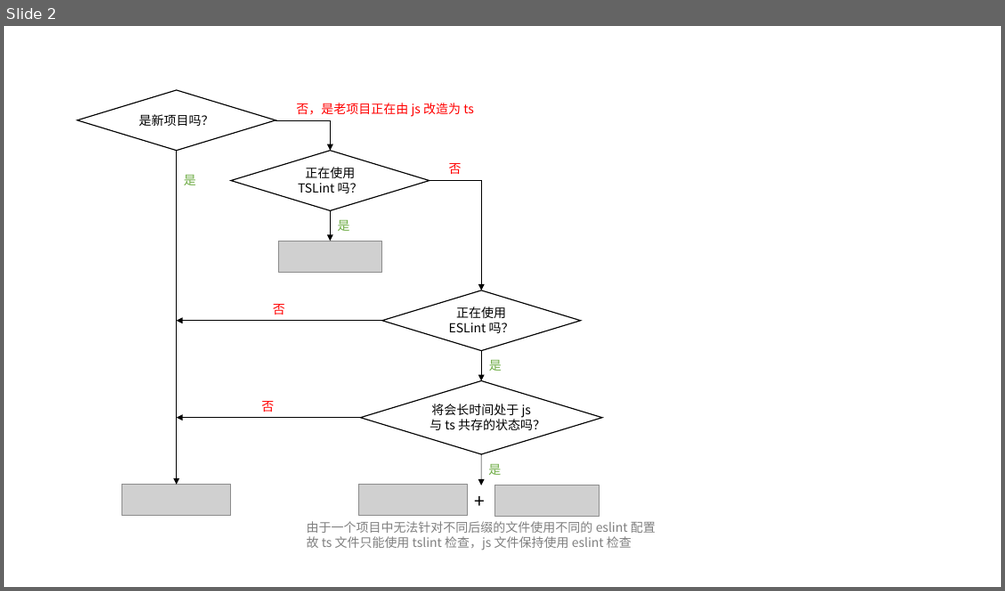
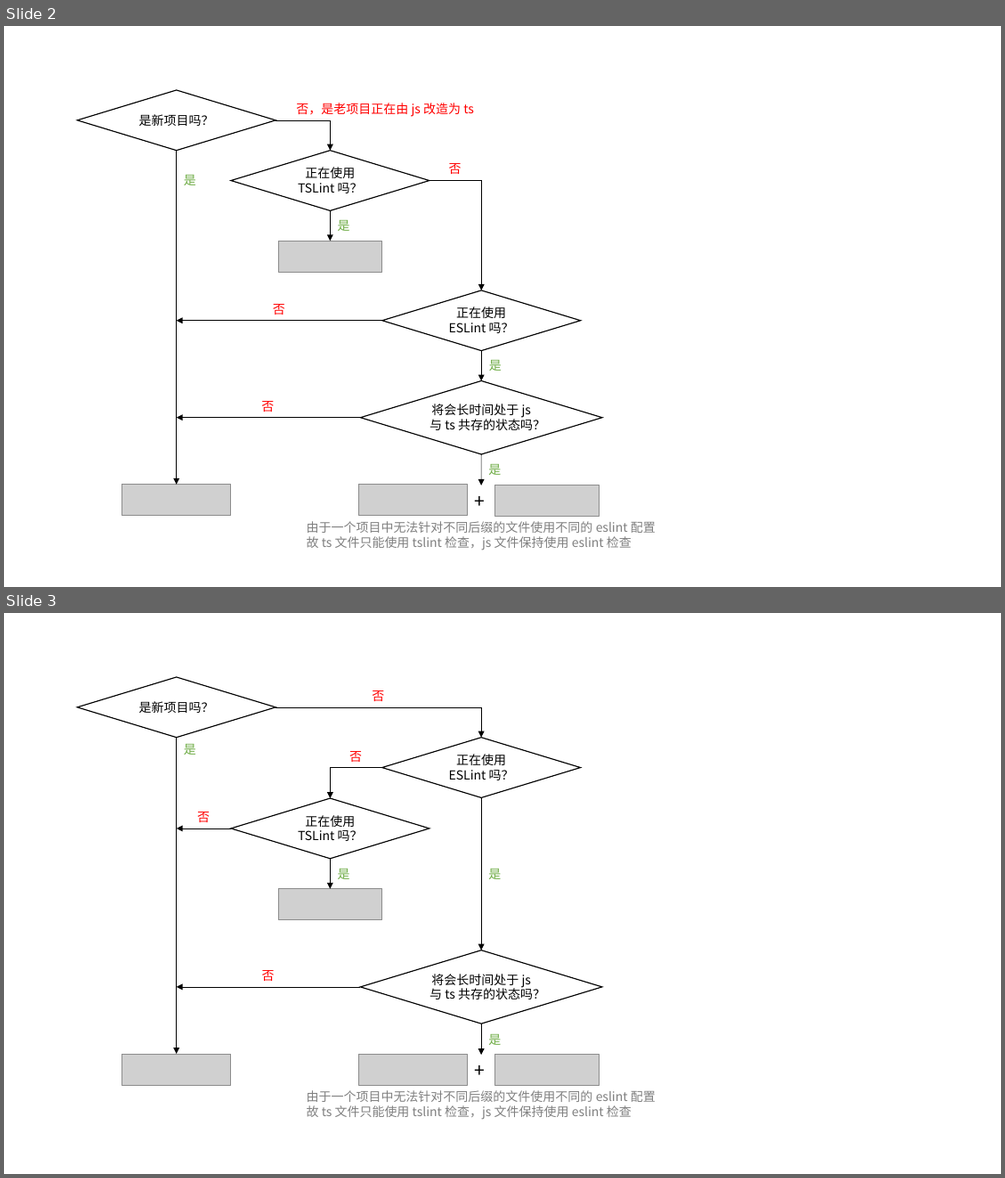
Before and after one commit to xcatliu/typescript-tutorial, a slide deck: assets/graphs.pptx. Shown one above the other, each under a label of ours: slide 2 before the commit, slides 2 and 3 after it. The pictures are 1005x591 and 1005x1178 pixels, drawn with LibreOffice and Linux fonts; fonts in the diff are those of the drawing; grey boxes stand for pictures. Boxes give left, top, right and bottom in pixels: in the first picture for what was removed or moved away, otherwise in the second. Text is boxed around its words. In the diff, an @@ line names an element or a change of style, - is before the commit and + after.

```diff
--- a/assets/graphs.pptx
+++ b/assets/graphs.pptx
@@ slide 3 added at [4, 613, 1001, 1174], background #FFFFFF @@
@@ group added at [77, 677, 655, 1119]: 10 texts, 6 arrows, 4 diamonds, 4 pictures, 2 elbow arrows @@
+是新项目吗？
+正在使用 TSLint 吗？
+正在使用 ESLint 吗？
+将会长时间处于 js 与 ts 共存的状态吗？
+否
+否
+否
+否
+是
+是
+是
+是
++
+由于一个项目中无法针对不同后缀的文件使用不同的 eslint 配置
+故 ts 文件只能使用 tslint 检查，js 文件保持使用 eslint 检查
```
Also in this commit, not shown: 1 other file.
